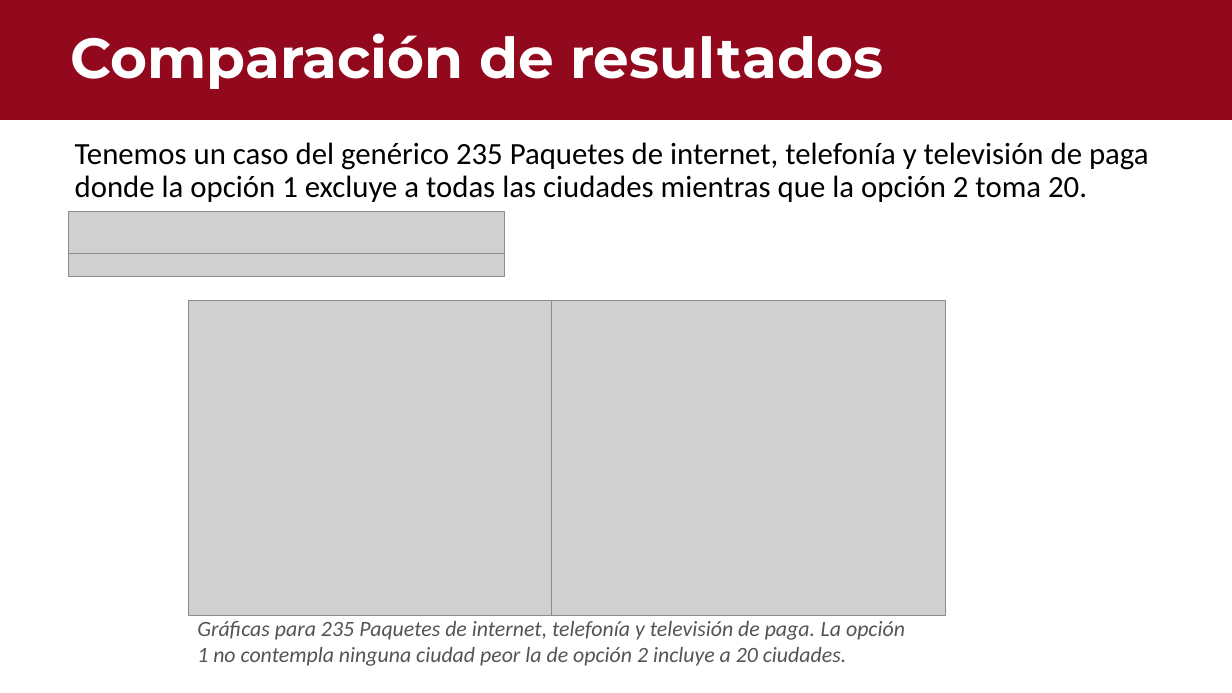
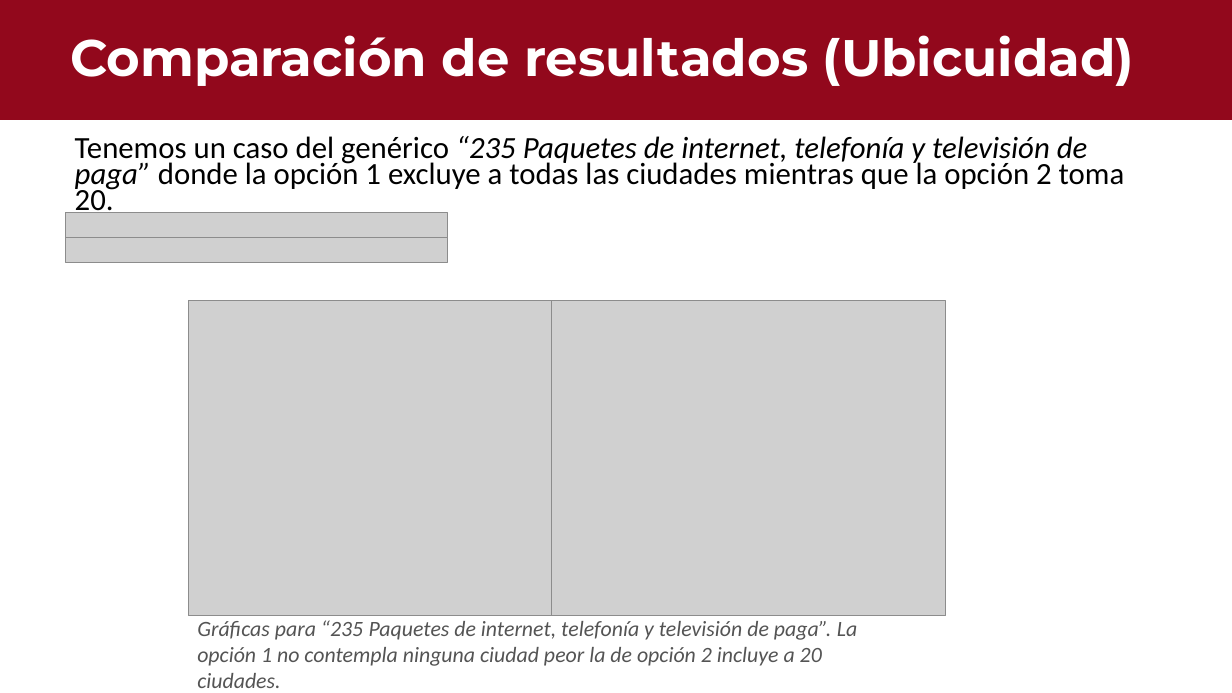
Before and after one commit to Enrique-2003SS/INPC_Regresi-n, a slide deck: slide 12 of outputs/INPC.pptx. Drawn at 1232x693 pixels with LibreOffice and Linux fonts; fonts in the diff are those of the drawing; grey boxes stand for pictures. Boxes give left, top, right and bottom in pixels: in the first picture for what was removed or moved away, otherwise in the second. Text is boxed around its words. In the diff, an @@ line names an element or a change of style, - is before the commit and + after.

```diff
--- a/outputs/INPC.pptx
+++ b/outputs/INPC.pptx
@@ text at [70, 35, 1135, 86]: text changed; size 44 to 40 pt @@
-Comparación de resultados
+Comparación de resultados (Ubicuidad)
@@ text at [75, 136, 1125, 218]: text changed @@
-Tenemos un caso del genérico 235 Paquetes de internet, telefonía y televisión de paga donde la opción 1 excluye a todas las ciudades mientras que la opción 2 toma 20.
+Tenemos un caso del genérico “235 Paquetes de internet, telefonía y televisión de paga” donde la opción 1 excluye a todas las ciudades mientras que la opción 2 toma 20.
@@ picture added at [66, 213, 448, 238] @@
@@ picture added at [66, 238, 448, 262] @@
@@ picture removed at [68, 212, 505, 256] @@
@@ picture removed at [68, 254, 505, 277] @@
@@ text at [197, 620, 857, 688]: text changed @@
-Gráficas para 235 Paquetes de internet, telefonía y televisión de paga. La opción 1 no contempla ninguna ciudad peor la de opción 2 incluye a 20 ciudades.
+Gráficas para “235 Paquetes de internet, telefonía y televisión de paga”. La opción 1 no contempla ninguna ciudad peor la de opción 2 incluye a 20 ciudades.
```
Also in this commit, not shown: 6 other slides changed, 2 slides added.
